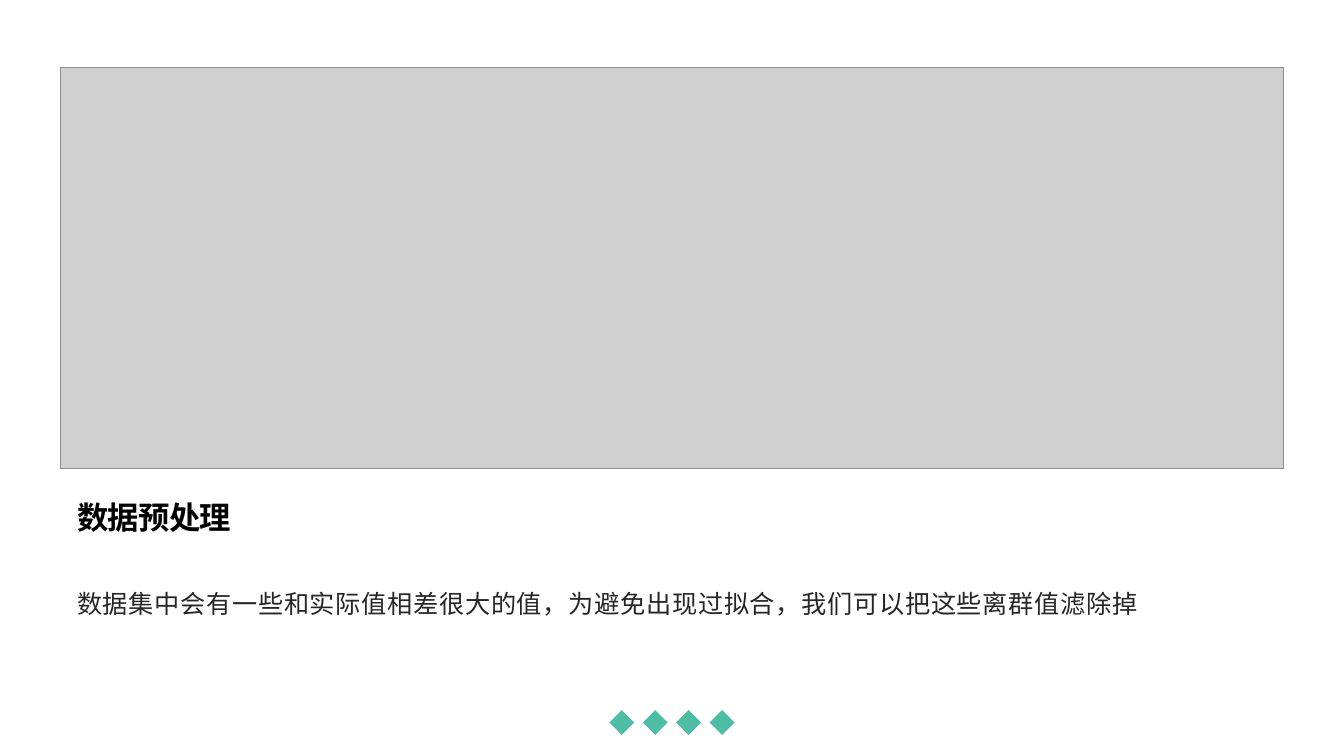
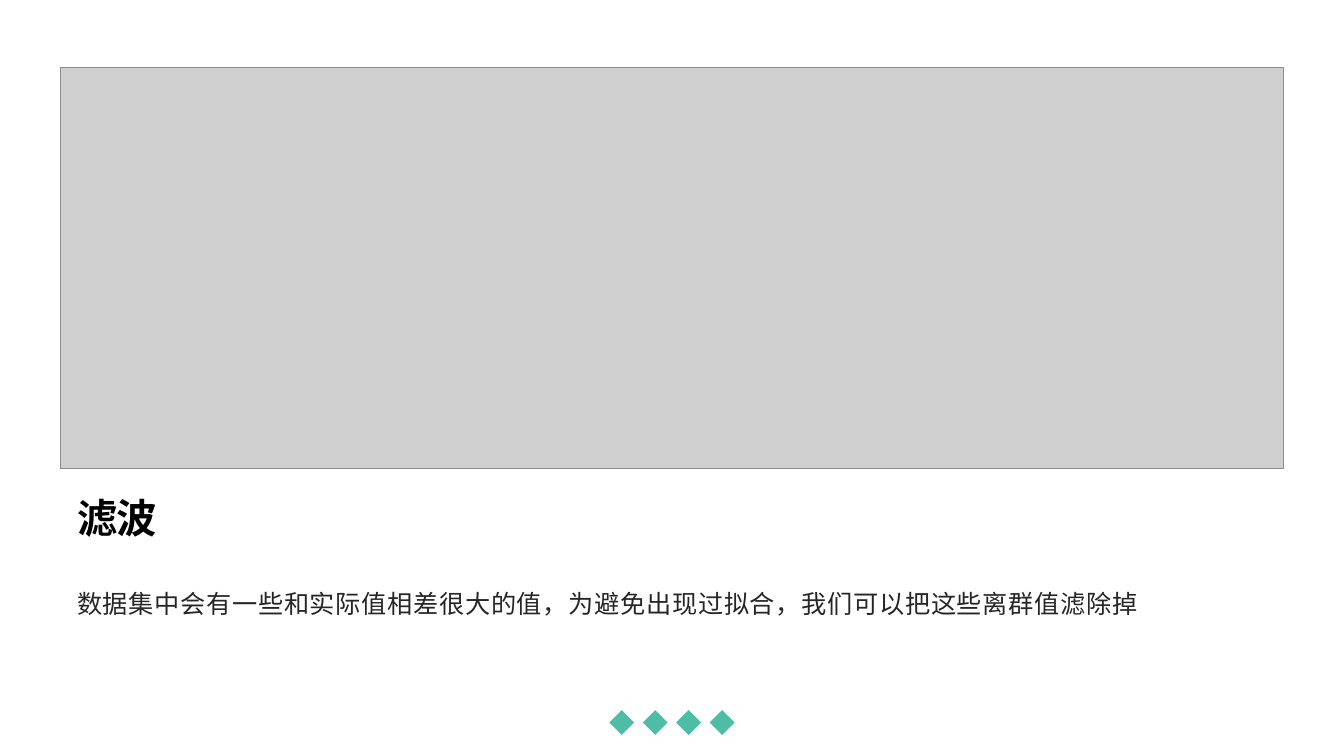
Before and after one commit to ZefanLin159/First-repository, a slide deck: slide 12 of Kaggle/Machine Learning.pptx (slide 14 before the commit). Drawn at 1344x756 pixels with LibreOffice and Linux fonts; fonts in the diff are those of the drawing; grey boxes stand for pictures. Boxes give left, top, right and bottom in pixels: in the first picture for what was removed or moved away, otherwise in the second. Text is boxed around its words. In the diff, an @@ line names an element or a change of style, - is before the commit and + after.

```diff
--- a/Kaggle/Machine Learning.pptx
+++ b/Kaggle/Machine Learning.pptx
@@ text at [77, 498, 157, 537]: text changed; size 22.4 to 28.8 pt @@
-数据预处理
+滤波
```
Also in this commit, not shown: 10 other slides changed, 1 slide added, 3 slides removed, 7 other files.
